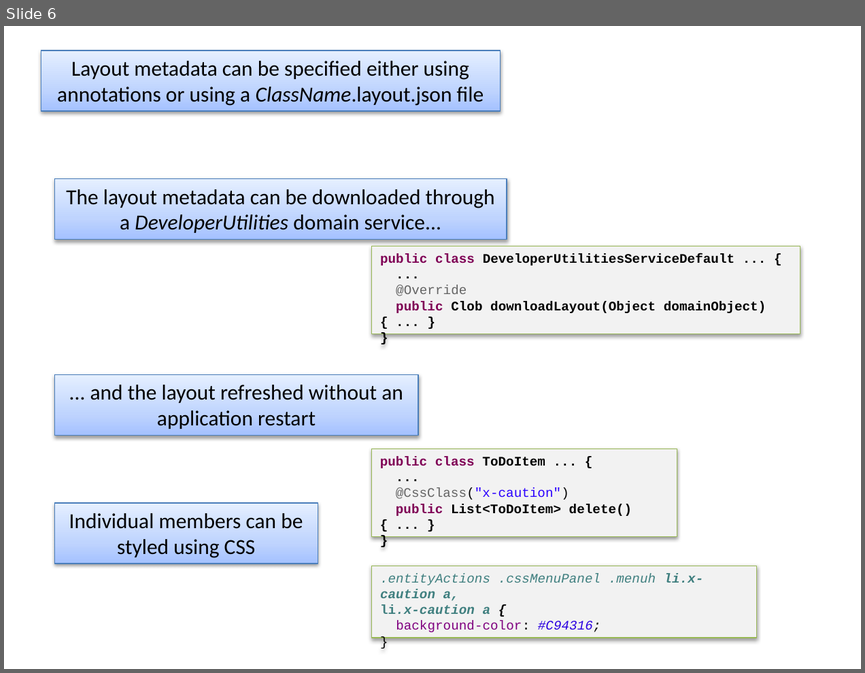
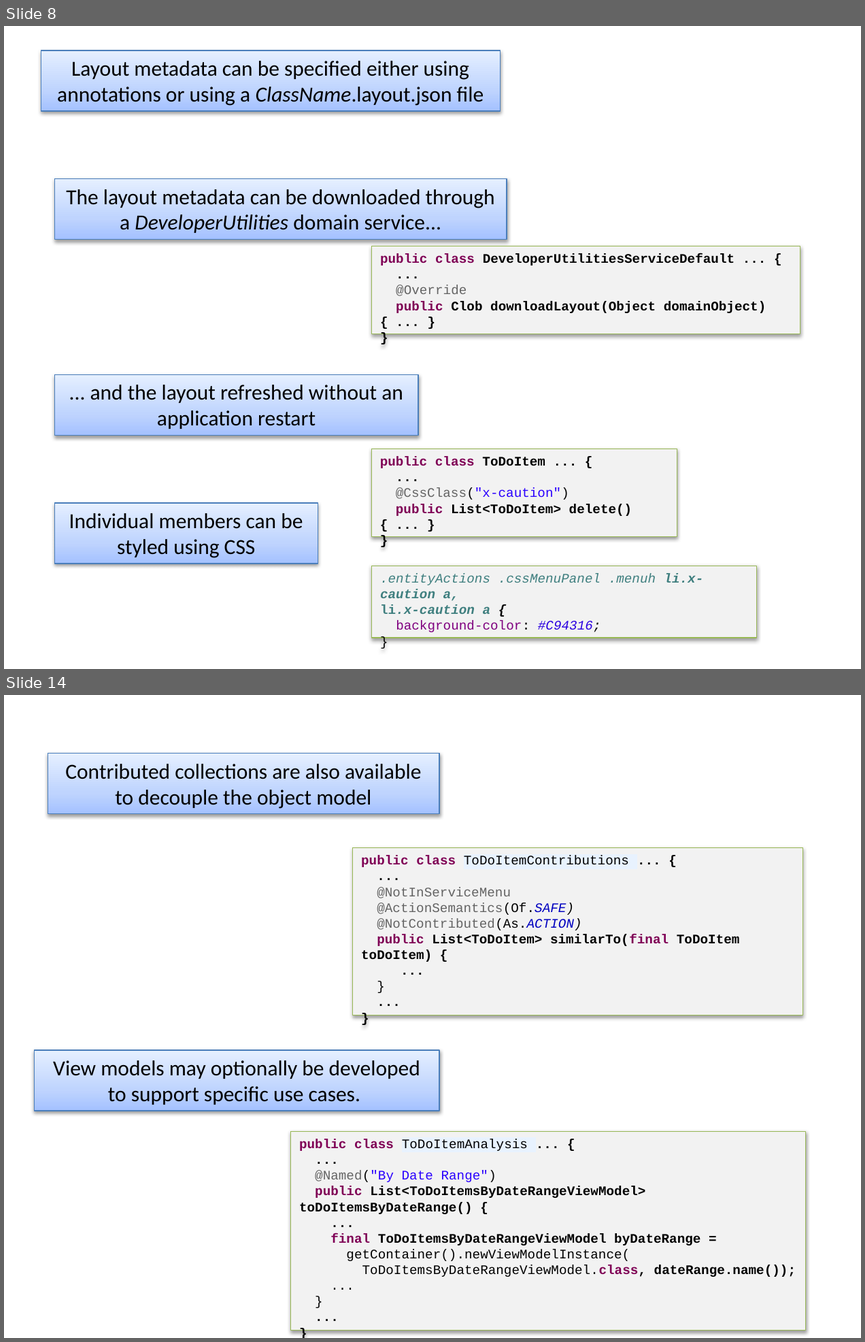
Before and after one commit to apache/causeway-site, a slide deck: content/images/screenshots2/screenshot-captions.pptx. Shown one above the other, each under a label of ours: slide 6 before the commit, slides 8 and 14 after it; the slides between them are not shown. The pictures are 865x673 and 865x1342 pixels, drawn with LibreOffice and Linux fonts; fonts in the diff are those of the drawing. Boxes give left, top, right and bottom in pixels: in the first picture for what was removed or moved away, otherwise in the second. Text is boxed around its words. In the diff, an @@ line names an element or a change of style, - is before the commit and + after.

```diff
--- a/content/images/screenshots2/screenshot-captions.pptx
+++ b/content/images/screenshots2/screenshot-captions.pptx
@@ slide 14 added at [4,695,861,1338], background #FFFFFF @@
@@ rectangle added at [48,753,439,814], fill gradient #A4C4FF to #BFD4FF to #E6EEFF, outline #4B7EBC 0.75 pt, 18 pt, text #000000 @@
+Contributed collections are also available to decouple the object model
@@ rectangle added at [353,847,802,1015], fill #F2F2F2, outline #98B955 0.75 pt, 11 pt, text #000000 @@
+public class ToDoItemContributions ... {
+...
+@NotInServiceMenu
+@ActionSemantics(Of.SAFE)
+@NotContributed(As.ACTION)
+public List<ToDoItem> similarTo(final ToDoItem toDoItem) {
+...
+}
+...
+}
@@ rectangle added at [34,1050,439,1110], fill gradient #A4C4FF to #BFD4FF to #E6EEFF, outline #4B7EBC 0.75 pt, 18 pt, text #000000 @@
+View models may optionally be developed to support specific use cases.
@@ rectangle added at [291,1131,806,1330], fill #F2F2F2, outline #98B955 0.75 pt, 11 pt, text #000000, bold @@
+public class ToDoItemAnalysis ... {
+...
+@Named("By Date Range")
+public List<ToDoItemsByDateRangeViewModel> toDoItemsByDateRange() {
+...
+final ToDoItemsByDateRangeViewModel byDateRange =
+getContainer().newViewModelInstance(
+ToDoItemsByDateRangeViewModel.class, dateRange.name());
+...
+}
+...
+}
@@ what was slide 6 is now slide 8 @@
```
Also in this commit, not shown: 3 slides changed, 11 other slides added, 45 other files.
